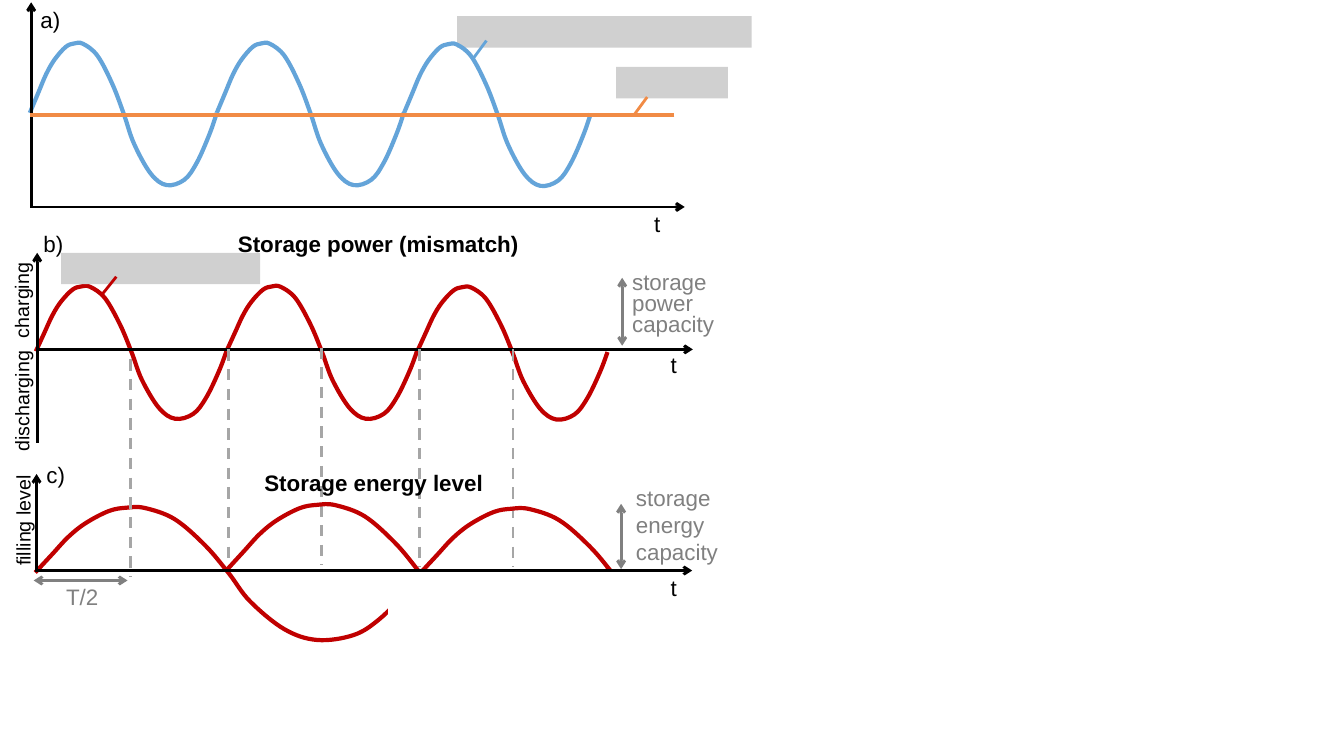
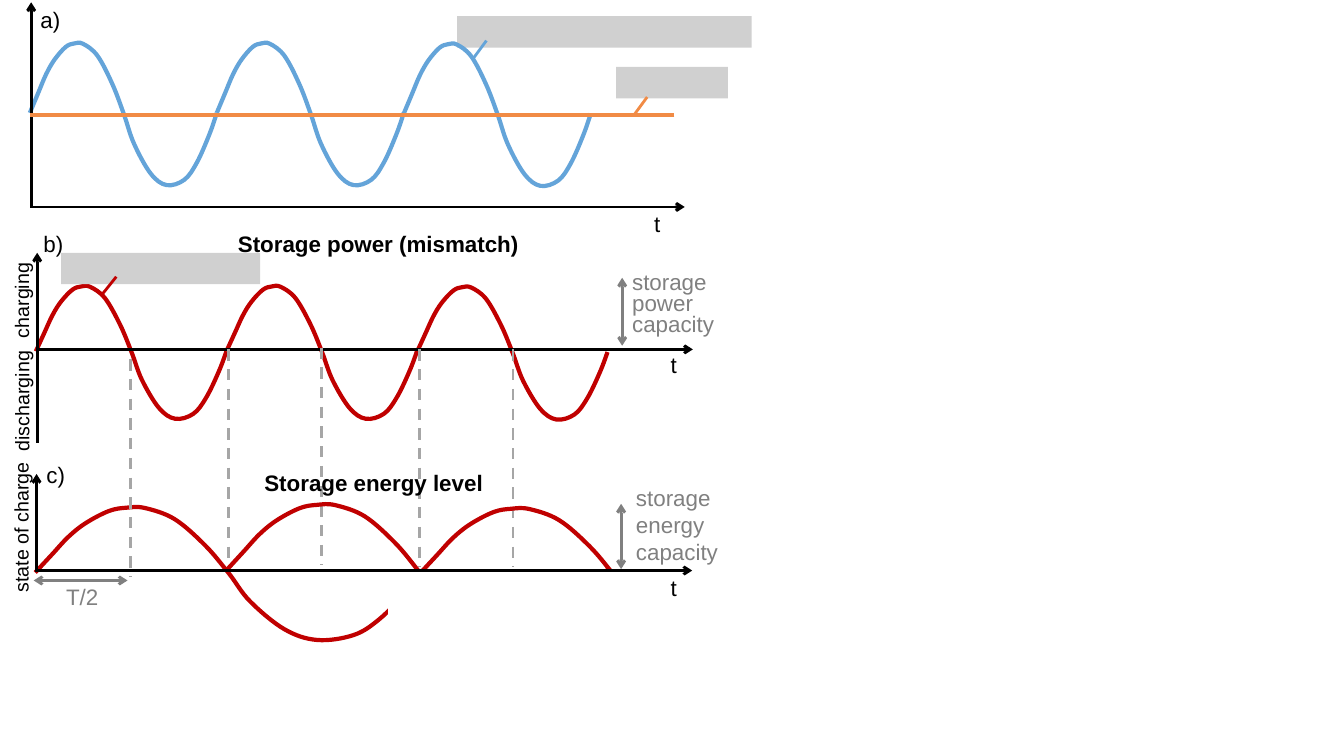
Before and after one commit to martavp/pv-textbook, a slide deck: slide 1 of Figures/Chapter_14/drawings/Fig14.X_storage_theory.pptx. Drawn at 1344x756 pixels with LibreOffice and Linux fonts; fonts in the diff are those of the drawing; grey boxes stand for pictures. Boxes give left, top, right and bottom in pixels: in the first picture for what was removed or moved away, otherwise in the second. Text is boxed around its words. In the diff, an @@ line names an element or a change of style, - is before the commit and + after.

```diff
--- a/Figures/Chapter_14/drawings/Fig14.X_storage_theory.pptx
+++ b/Figures/Chapter_14/drawings/Fig14.X_storage_theory.pptx
@@ text at (11,469,33,592): text changed @@
-filling level
+state of charge
```
Also in this commit, not shown: 1 other slide changed, 3 other files.
